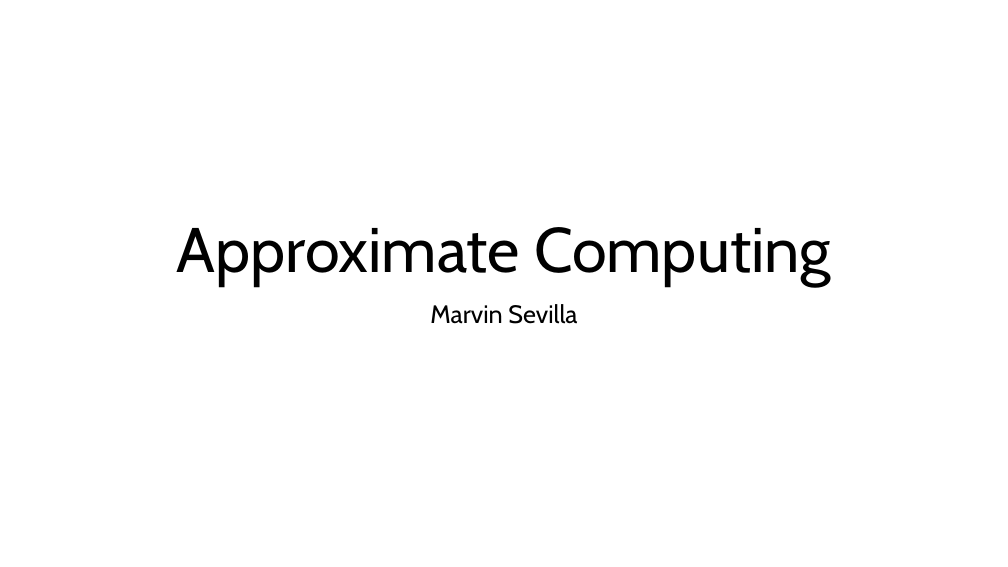
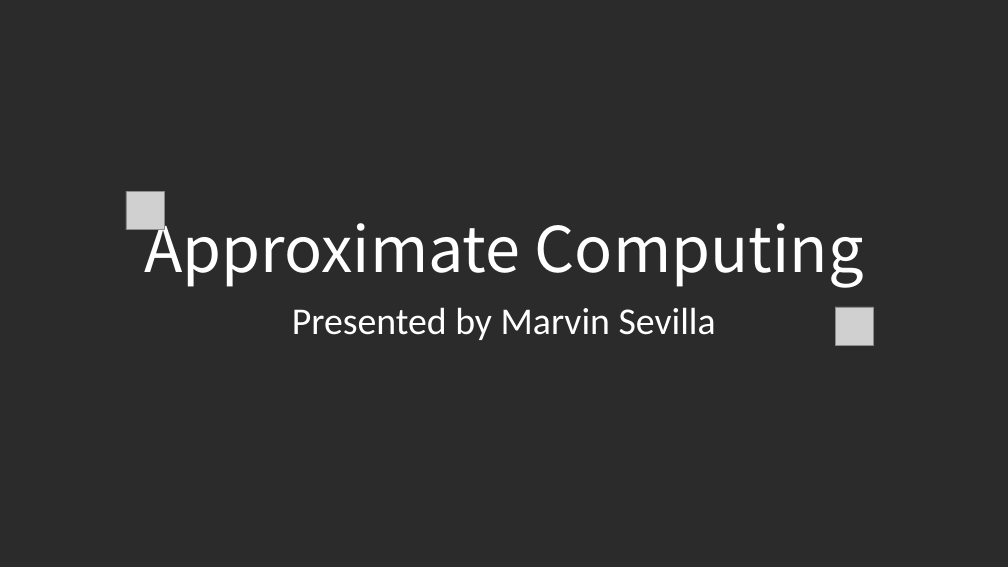
Before and after one commit to LoloMarty/2024-, a slide deck: slide 12 of CS4630/Approximate Computing.pptx (slide 1 before the commit). Drawn at 1008x567 pixels with LibreOffice and Linux fonts; fonts in the diff are those of the drawing; grey boxes stand for pictures; background and template pictures are left out; a plain dark background stands for a picture behind light text. Boxes give left, top, right and bottom in pixels: in the first picture for what was removed or moved away, otherwise in the second. Text is boxed around its words. In the diff, an @@ line names an element or a change of style, - is before the commit and + after.

```diff
--- a/CS4630/Approximate Computing.pptx
+++ b/CS4630/Approximate Computing.pptx
@@ background #FFFFFF to picture (left out) @@
@@ title "Approximate Computing" at box(144, 209, 864, 288): font Cabin to Noto Sans CJK SC, text colour #000000 to #FFFFFF @@
@@ picture added at box(126, 191, 165, 230) @@
@@ subtitle at box(292, 307, 716, 340): text changed; size 24 to 36 pt; font Cabin to Calibri; text colour #000000 to #FFFFFF @@
-Marvin Sevilla
+Presented by Marvin Sevilla
@@ picture added at box(836, 307, 874, 346) @@
```
Also in this commit, not shown: 16 other slides changed, 9 slides added, 10 slides removed, 1 other file.
